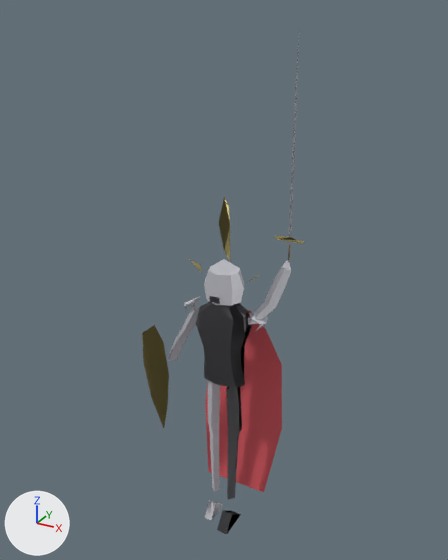
The OBJ model priv/models/fighter.obj, before and after one commit.
Rendered twice from a camera (50 mm lens) standing at (1.73, -3.14, 3.48) and looking at (-0.07, 0.13, 1.84). Lighting does not change. The marker at lower left points along +X, +Y and +Z. The picture after the commit comes second. Where no turn or scale is listed for an object, it has been applied to the vertices.

Names of what the first picture shows: 'fighter'.
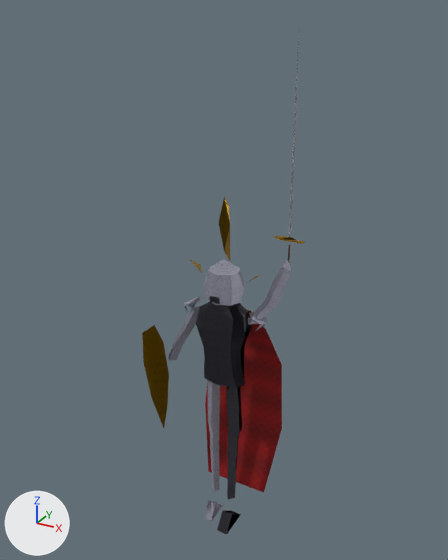
What differs and where, as boxes (x1, y1, x2, y2) in the pictures (448 x 560 px):
```json
{"object": "fighter", "change": "surface changed", "before": [142, 197, 306, 534], "after": [142, 197, 306, 534], "on screen": "darker"}
```

Scene script edits in JSON lines:
```json
{"op": "add", "block": "img_cape_png", "code": ["img_cape_png = load_image('cape.png', '../textures/cape.png', 256, 256, 'sRGB')"]}
{"op": "add", "block": "img_armor_png", "code": ["img_armor_png = load_image('armor.png', '../textures/armor.png', 256, 256, 'sRGB')"]}
{"op": "remove", "block": "mat_armor", "code": "mat_armor.base_color = (0.55, 0.55, 0.6)  # light grey #c4c4cb"}
{"op": "add", "block": "mat_armor", "code": "mat_armor.texture = img_armor_png"}
{"op": "remove", "block": "mat_cape", "code": "mat_cape.base_color = (0.7, 0.1, 0.12)  # red #da5961"}
{"op": "add", "block": "mat_cape", "code": "mat_cape.texture = img_cape_png"}
```
